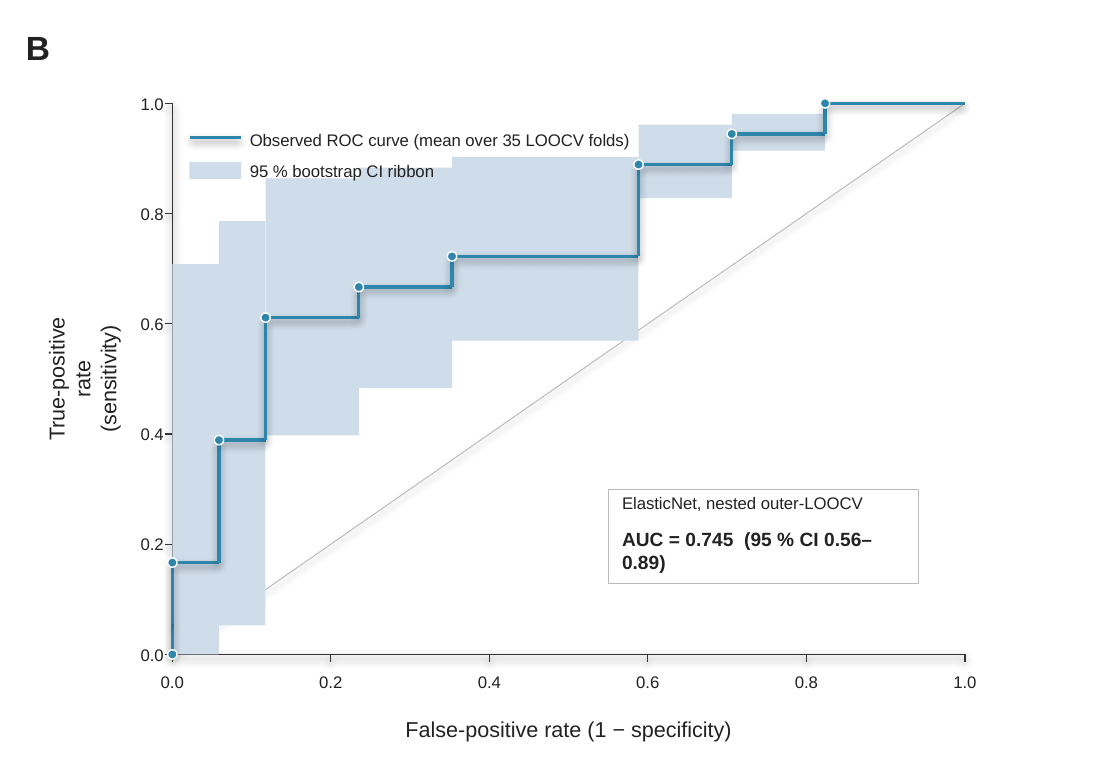
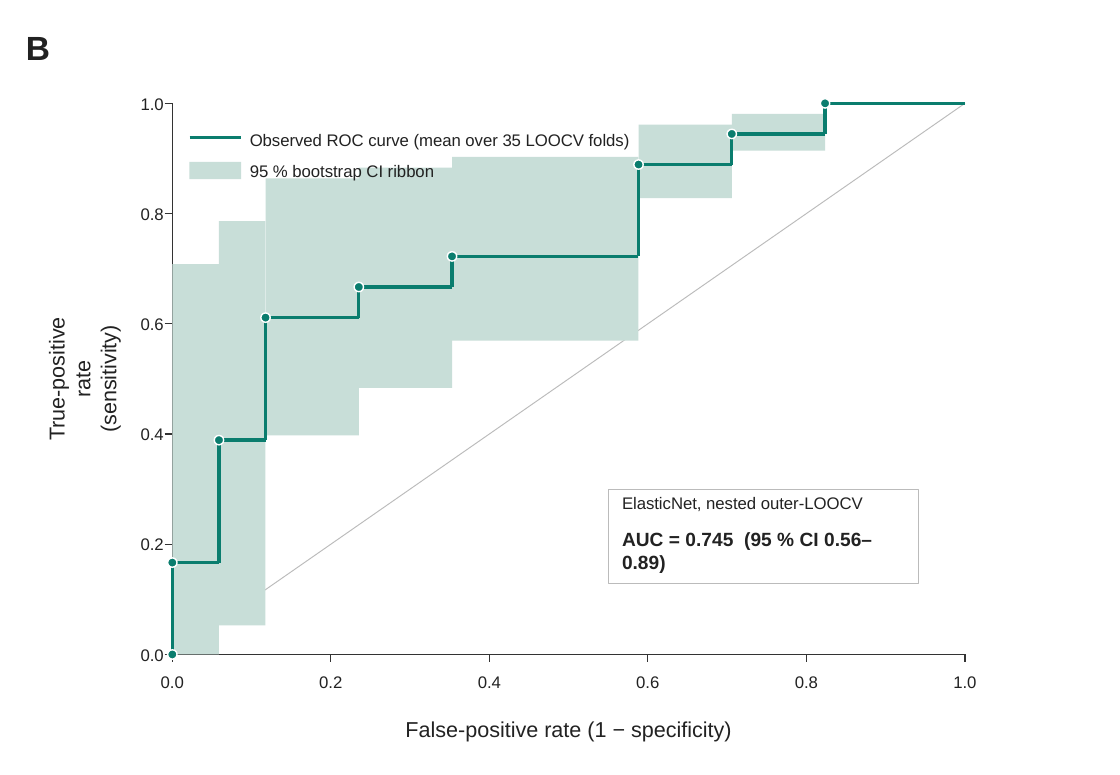
Before and after one commit to Soonlab/TNT, a slide deck: slide 2 of 260418_add/ppt/Fig5_nested_LASSO_native_editable.pptx. Drawn at 1120x775 pixels with LibreOffice and Linux fonts; fonts in the diff are those of the drawing. Boxes give left, top, right and bottom in pixels: in the first picture for what was removed or moved away, otherwise in the second. Text is boxed around its words. In the diff, an @@ line names an element or a change of style, - is before the commit and + after.

```diff
--- a/260418_add/ppt/Fig5_nested_LASSO_native_editable.pptx
+++ b/260418_add/ppt/Fig5_nested_LASSO_native_editable.pptx
@@ fill #2E86AB to #0A7D6E in 9 elements at bbox=[167, 650, 176, 658], bbox=[167, 558, 176, 567], bbox=[214, 436, 222, 445], bbox=[260, 314, 269, 322], bbox=[355, 283, 364, 291], bbox=[448, 252, 457, 260], bbox=[634, 160, 643, 169], bbox=[727, 129, 736, 138], bbox=[820, 98, 829, 107] @@
@@ line (825, 134) - (825, 103): stroke #2E86AB 1.4 pt to #0A7D6E 1.4 pt @@
@@ line (825, 103) - (965, 103): stroke #2E86AB 1.4 pt to #0A7D6E 1.4 pt @@
@@ line (190, 138) - (241, 138): stroke #2E86AB 1.4 pt to #0A7D6E 1.4 pt @@
@@ line (732, 165) - (732, 134): stroke #2E86AB 1.4 pt to #0A7D6E 1.4 pt @@
@@ line (732, 134) - (825, 134): stroke #2E86AB 1.4 pt to #0A7D6E 1.4 pt @@
@@ line (639, 257) - (639, 165): stroke #2E86AB 1.4 pt to #0A7D6E 1.4 pt @@
@@ line (639, 165) - (732, 165): stroke #2E86AB 1.4 pt to #0A7D6E 1.4 pt @@
@@ fill #CFDDEA to #C8DED8 in 8 elements at bbox=[265, 179, 358, 436], bbox=[358, 167, 451, 388], bbox=[451, 157, 638, 341], bbox=[639, 124, 732, 198], bbox=[732, 114, 825, 150], bbox=[190, 162, 241, 179], bbox=[172, 264, 219, 655], bbox=[219, 221, 265, 625] @@
@@ line (451, 288) - (451, 257): stroke #2E86AB 1.4 pt to #0A7D6E 1.4 pt @@
@@ line (451, 257) - (639, 257): stroke #2E86AB 1.4 pt to #0A7D6E 1.4 pt @@
@@ line (358, 317) - (358, 288): stroke #2E86AB 1.4 pt to #0A7D6E 1.4 pt @@
@@ line (358, 288) - (451, 288): stroke #2E86AB 1.4 pt to #0A7D6E 1.4 pt @@
@@ line (265, 441) - (265, 317): stroke #2E86AB 1.4 pt to #0A7D6E 1.4 pt @@
@@ line (265, 317) - (358, 317): stroke #2E86AB 1.4 pt to #0A7D6E 1.4 pt @@
@@ line (219, 563) - (219, 441): stroke #2E86AB 1.4 pt to #0A7D6E 1.4 pt @@
@@ line (219, 441) - (265, 441): stroke #2E86AB 1.4 pt to #0A7D6E 1.4 pt @@
@@ line (172, 624) - (172, 563): stroke #2E86AB 1.4 pt to #0A7D6E 1.4 pt @@
@@ line (172, 563) - (219, 563): stroke #2E86AB 1.4 pt to #0A7D6E 1.4 pt @@
@@ line (172, 655) - (172, 624): stroke #2E86AB 1.4 pt to #0A7D6E 1.4 pt @@
```
Also in this commit, not shown: 5 other slides changed, 2 other files.
